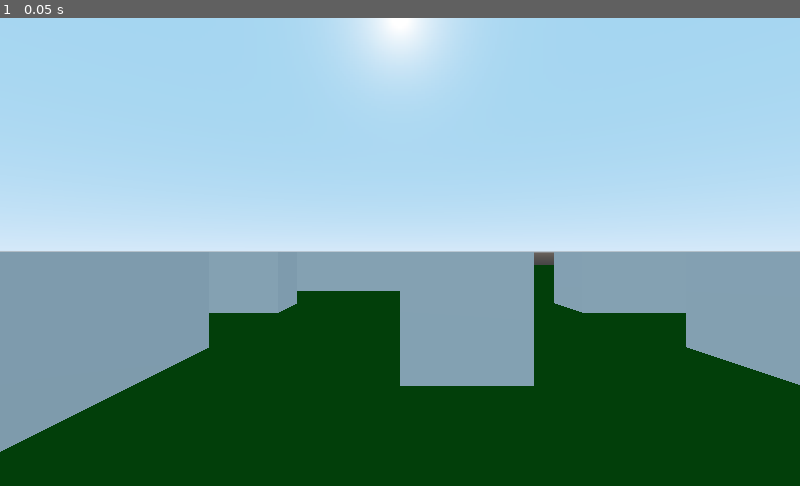
Above: before the commit, frame 1.
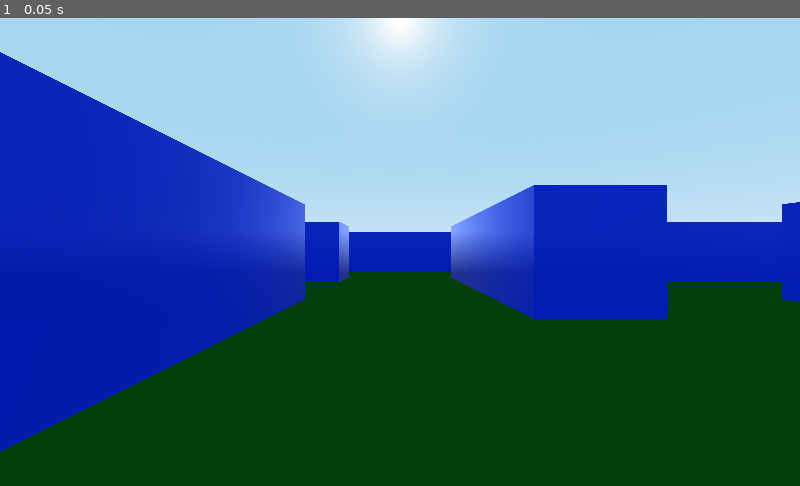
Above: after the commit, the same moment.

Repository: ToBaDi/pacman_3d_first_person
Game: Godot game, scene res://aban/main.tscn
Two runs of this game, one before a commit and one after it. Both use one fixed random seed, a clock stepped at 60 frames per second and the inputs below.
Inputs:
- Up to frame 1 (0.05 s): no input

The runs differ from the first frame. In frame 1, 38% of the frame differs, in the area x 0-100%, y 7-93%.

Commit message:
main map design done

Diff:
--- a/aban/main.tscn
+++ b/aban/main.tscn
@@ -1,6 +1,7 @@
-[gd_scene load_steps=4 format=2]
+[gd_scene load_steps=5 format=2]
 
 [ext_resource path="res://assets/ground.tres" type="Material" id=1]
+[ext_resource path="res://assets/wall.tres" type="Material" id=2]
 
 [sub_resource type="GDScript" id=1]
 script/source = "extends Node
@@ -25,7 +26,7 @@
 "
 
 [sub_resource type="PlaneMesh" id=2]
-size = Vector2( 60, 100 )
+size = Vector2( 60, 56 )
 
 [node name="Main" type="Node"]
 
@@ -36,19 +37,20 @@
 
 [node name="Scene" type="Node" parent="."]
 
-[node name="Ground" type="MeshInstance" parent="Scene"]
+[node name="PlayerCamera" type="Camera" parent="Scene"]
+transform = Transform( 1, 0, 0, 0, 1, 0, 0, 0, 1, -16, 1, 0 )
+
+[node name="Map" type="Node" parent="Scene"]
+
+[node name="Ground" type="MeshInstance" parent="Scene/Map"]
 mesh = SubResource( 2 )
 material/0 = ExtResource( 1 )
 __meta__ = {
 "_edit_lock_": true
 }
 
-[node name="PlayerCamera" type="Camera" parent="Scene"]
-transform = Transform( 1, 0, 0, 0, 1, 0, 0, 0, 1, -14, 2, 0 )
-
-[node name="Map" type="Node" parent="Scene"]
-
 [node name="Borders" type="CSGCombiner" parent="Scene/Map"]
+material_override = ExtResource( 2 )
 use_collision = true
 __meta__ = {
 "_edit_group_": true,
@@ -92,6 +94,7 @@
 width = 8.0
 
 [node name="Anchors" type="CSGCombiner" parent="Scene/Map"]
+material_override = ExtResource( 2 )
 use_collision = true
 __meta__ = {
 "_edit_group_": true,
@@ -115,6 +118,7 @@
 width = 6.0
 
 [node name="TShapes" type="CSGCombiner" parent="Scene/Map"]
+material_override = ExtResource( 2 )
 __meta__ = {
 "_edit_group_": true,
 "_edit_lock_": true
@@ -161,6 +165,7 @@
 width = 14.0
 
 [node name="Corners" type="CSGCombiner" parent="Scene/Map"]
+material_override = ExtResource( 2 )
 use_collision = true
 __meta__ = {
 "_edit_group_": true,
@@ -184,6 +189,7 @@
 width = 6.0
 
 [node name="Lines" type="CSGCombiner" parent="Scene/Map"]
+material_override = ExtResource( 2 )
 __meta__ = {
 "_edit_group_": true,
 "_edit_lock_": true
@@ -214,6 +220,7 @@
 depth = 6.0
 
 [node name="Boxes" type="CSGCombiner" parent="Scene/Map"]
+material_override = ExtResource( 2 )
 __meta__ = {
 "_edit_group_": true,
 "_edit_lock_": true
@@ -239,4 +246,31 @@
 width = 4.0
 depth = 6.0
 
+[node name="Gates" type="CSGCombiner" parent="Scene/Map"]
+material_override = ExtResource( 2 )
+__meta__ = {
+"_edit_group_": true,
+"_edit_lock_": true
+}
+
+[node name="LeftBottom" type="CSGBox" parent="Scene/Map/Gates"]
+transform = Transform( 1, 0, 0, 0, 1, 0, 0, 0, 1, -4, 1, -23 )
+width = 8.0
+depth = 12.0
+
+[node name="LeftTop" type="CSGBox" parent="Scene/Map/Gates"]
+transform = Transform( 1, 0, 0, 0, 1, 0, 0, 0, 1, 8, 1, -23 )
+width = 8.0
+depth = 12.0
+
+[node name="RightBottom" type="CSGBox" parent="Scene/Map/Gates"]
+transform = Transform( 1, 0, 0, 0, 1, 0, 0, 0, 1, -4, 1, 23 )
+width = 8.0
+depth = 12.0
+
+[node name="RightTop" type="CSGBox" parent="Scene/Map/Gates"]
+transform = Transform( 1, 0, 0, 0, 1, 0, 0, 0, 1, 8, 1, 23 )
+width = 8.0
+depth = 12.0
+
 [node name="AnimationPlayer" type="AnimationPlayer" parent="."]
--- /dev/null
+++ b/assets/wall.tres
@@ -0,0 +1,5 @@
+[gd_resource type="SpatialMaterial" format=2]
+
+[resource]
+albedo_color = Color( 0, 0.156863, 1, 1 )
+roughness = 0.0
